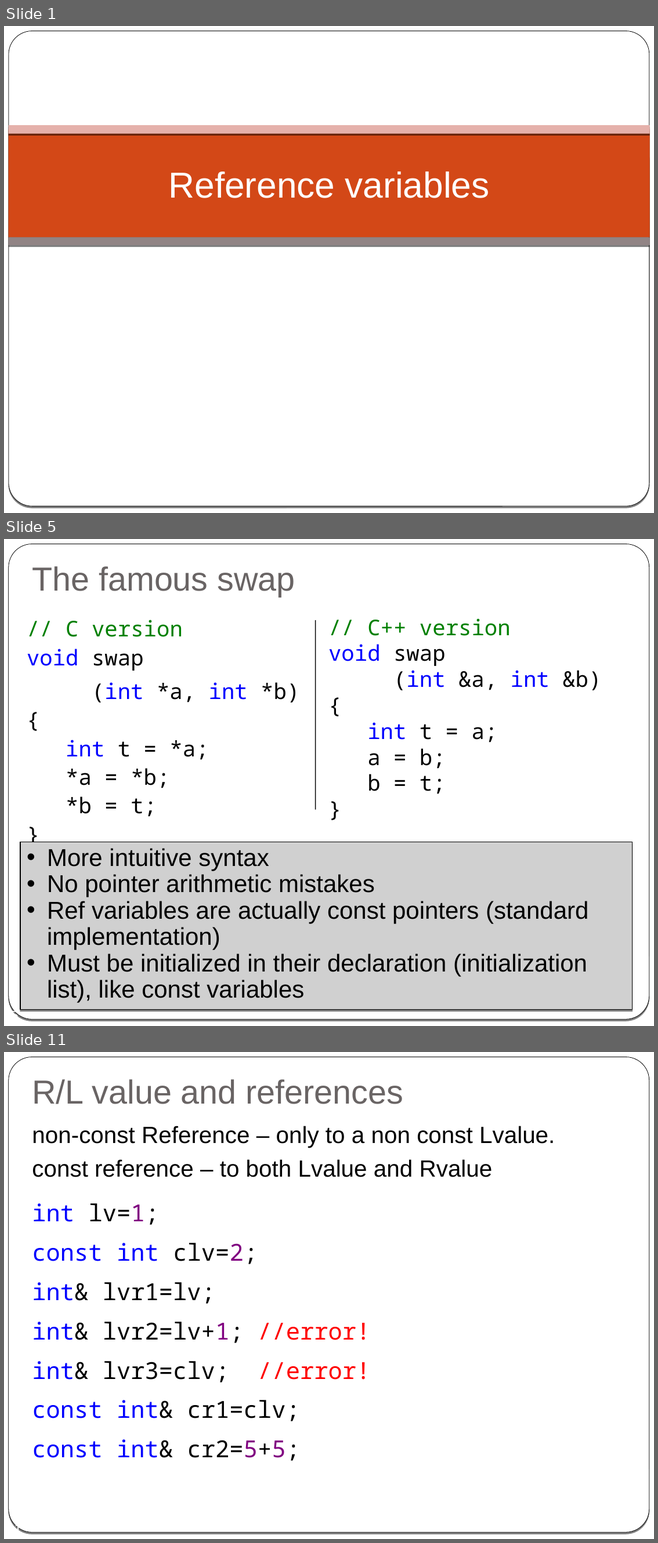
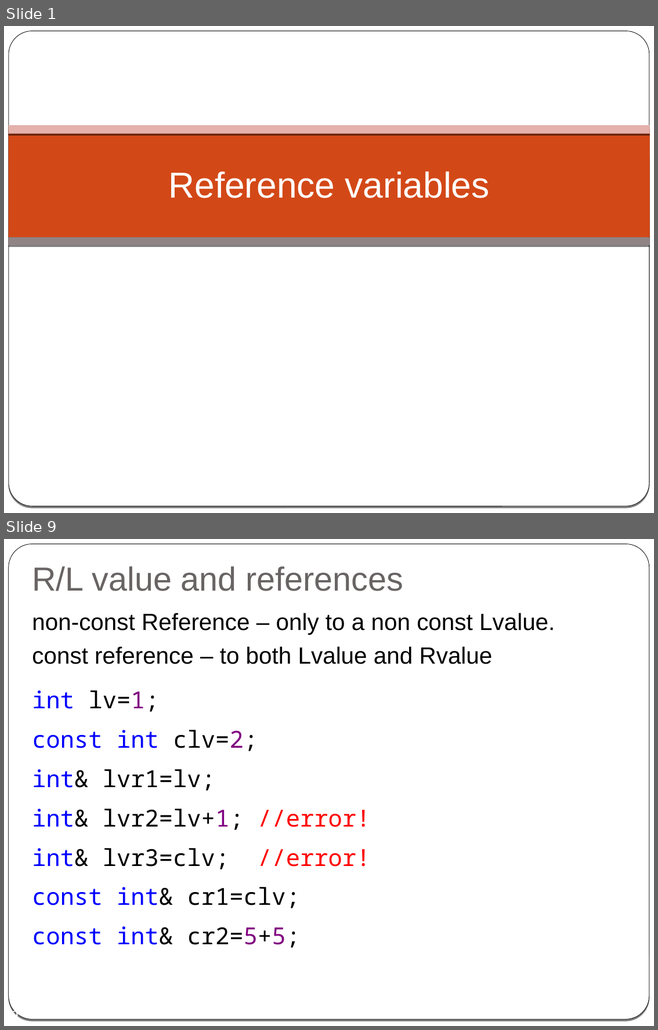
Before and after one commit to cpp-at-ariel/cpp-5778, a slide deck: week03-reference-const/slides-reference.odp. Shown one above the other, each under a label of ours: slides 1, 5 and 11 before the commit, slides 1 and 9 after it; the slides between them are not shown. The pictures are 658x1543 and 658x1030 pixels, drawn with LibreOffice and Linux fonts; fonts in the diff are those of the drawing; grey boxes stand for pictures. Boxes give left, top, right and bottom in pixels: in the first picture for what was removed or moved away, otherwise in the second. Text is boxed around its words. In the diff, an @@ line names an element or a change of style, - is before the commit and + after.

```diff
--- a/week03-reference-const/slides-reference.odp
+++ b/week03-reference-const/slides-reference.odp
@@ slide 5 removed at (x1=4, y1=539, x2=654, y2=1026), background gradient #000000 to #FFFFFF; not listed: 2 template elements that a slide beside it also shows @@
@@ title removed at (x1=32, y1=566, x2=295, y2=597) @@
-The famous swap
@@ text removed at (x1=27, y1=620, x2=299, y2=817) @@
-// C version
-void swap
-(int *a, int *b)
-{
-int t = *a;
-*a = *b;
-*b = t;
-}
@@ line removed from (315, 620) to (315, 810) @@
@@ text removed at (x1=328, y1=618, x2=601, y2=794) @@
-// C++ version
-void swap
-(int &a, int &b)
-{
-int t = a;
-a = b;
-b = t;
-}
@@ picture removed at (x1=20, y1=842, x2=632, y2=1010) @@
-• More intuitive syntax
-• No pointer arithmetic mistakes
-• Ref variables are actually const pointers (standard implementation)
-• Must be initialized in their declaration (initialization list), like const variables
@@ page number removed at (x1=12, y1=1010, x2=18, y2=1017) @@
-5
@@ what was slide 11 is now slide 9 @@
@@ page number at (x1=12, y1=1010, x2=18, y2=1017): text changed @@
-11
+9
```
Also in this commit, not shown: 10 slides changed, 2 slides added, 3 other slides removed, 25 other files.
